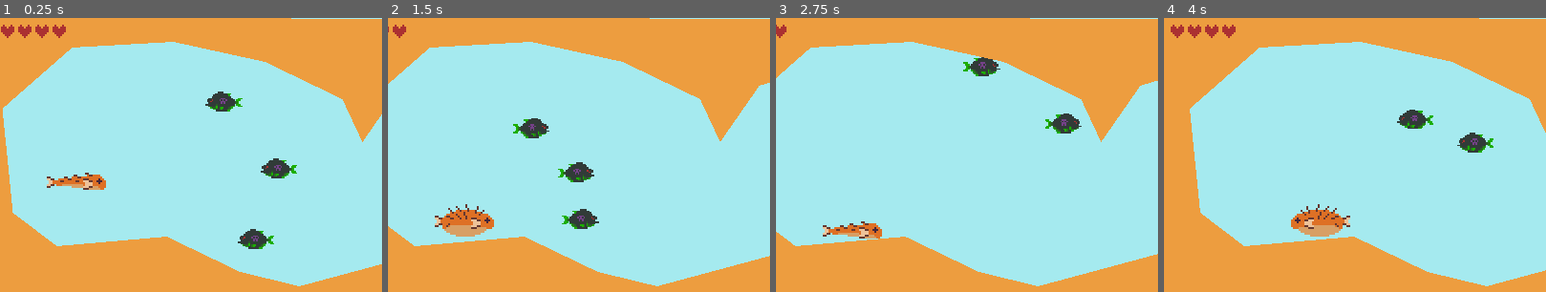
Above: before the commit, frames 1-4 (left to right).
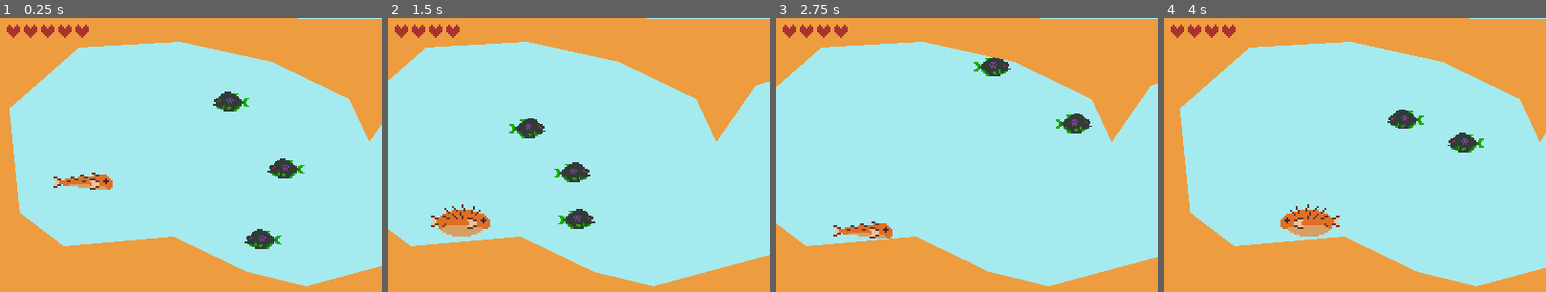
Above: after the commit, the same moments.

Repository: kcabra/orico
Game: Godot game, scene res://aquarium.tscn
The game is run twice, just before and just after one commit, with the same random seed, the same clock (stepped at 60 frames per second) and the same inputs.
Inputs:
- Up to frame 1 (0.25 s): no input
- Up to frame 2 (1.5 s): hold D (game_right) 0.53-1.28 s; tap Ctrl (game_attack) at 0.6, 1.35 s; tap Space (game_jump) at 0.77 s; hold A (game_left) from 1.28 s (still down)
- Up to frame 3 (2.75 s): tap Space (game_jump) at 1.52 s; release A (game_left) at 2.03 s; hold D (game_right) from 2.03 s (still down); tap Ctrl (game_attack) at 2.1 s
- Up to frame 4 (4 s): tap Ctrl (game_attack) at 2.85, 3.6 s; tap Space (game_jump) at 3.02, 3.77 s; release D (game_right) at 3.53 s; hold A (game_left) from 3.53 s (still down)

The runs differ from the first frame. In frame 1, 5.0% of the frame differs, in the area x 0-100%, y 0-98%; in frame 2, 3.0%; in frame 3, 5.1%; in frame 4, 5.4%, in the area x 4-100%, y 0-98%.

Commit message:
fixed ui to work with camera

Diff:
--- a/aquarium.tscn
+++ b/aquarium.tscn
@@ -2,10 +2,10 @@
 
 [ext_resource path="res://scenes/player.tscn" type="PackedScene" id=1]
 [ext_resource path="res://scenes/enemy.tscn" type="PackedScene" id=2]
-[ext_resource path="res://scripts/ui.gd" type="Script" id=3]
-[ext_resource path="res://scripts/camera.gd" type="Script" id=4]
+[ext_resource path="res://scripts/camera.gd" type="Script" id=3]
+[ext_resource path="res://scripts/ui.gd" type="Script" id=4]
 
-[node name="aquarium" type="Node2D"]
+[node name="aquarium" type="Node"]
 
 [node name="player" parent="." groups=[
 "player",
@@ -42,27 +42,33 @@
 [node name="CollisionPolygon2D2" type="CollisionPolygon2D" parent="ground"]
 polygon = PoolVector2Array( 0, 95, 27, 95, 100, 31, 206, 25, 302, 46, 383, 85, 404, 130, 445, 71, 508, 52, 598, 53, 660, 85, 660, 1, 0, 0 )
 
-[node name="ui" type="Control" parent="." groups=[
+[node name="camera" type="Camera2D" parent="." groups=[
+"camera",
+]]
+anchor_mode = 0
+current = true
+limit_left = 0
+limit_smoothed = true
+smoothing_enabled = true
+script = ExtResource( 3 )
+
+[node name="CanvasLayer" type="CanvasLayer" parent="."]
+
+[node name="ui" type="Control" parent="CanvasLayer" groups=[
 "ui",
 ]]
 editor/display_folded = true
 margin_right = 40.0
 margin_bottom = 40.0
-script = ExtResource( 3 )
+script = ExtResource( 4 )
 
-[node name="MarginContainer" type="MarginContainer" parent="ui"]
+[node name="MarginContainer" type="MarginContainer" parent="CanvasLayer/ui"]
 editor/display_folded = true
 margin_left = 7.0
 margin_top = 7.0
 margin_right = 40.0
 margin_bottom = 40.0
 
-[node name="HBoxContainer" type="HBoxContainer" parent="ui/MarginContainer"]
+[node name="HBoxContainer" type="HBoxContainer" parent="CanvasLayer/ui/MarginContainer"]
 margin_right = 33.0
 margin_bottom = 33.0
-
-[node name="camera" type="Camera2D" parent="."]
-anchor_mode = 0
-current = true
-limit_left = 0
-script = ExtResource( 4 )
--- a/scripts/ui.gd
+++ b/scripts/ui.gd
@@ -2,6 +2,7 @@
 
 onready var hbox = $"MarginContainer/HBoxContainer"
 onready var player = get_tree().get_nodes_in_group("player")[0]
+onready var vp = get_viewport()
 
 var active_hearts = Array()
 
